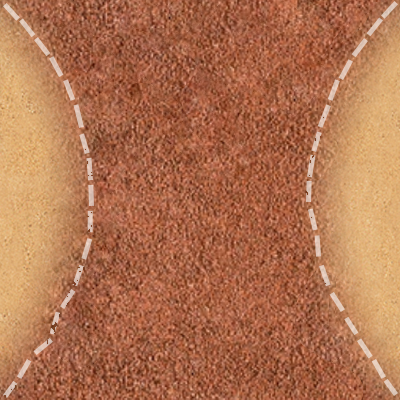
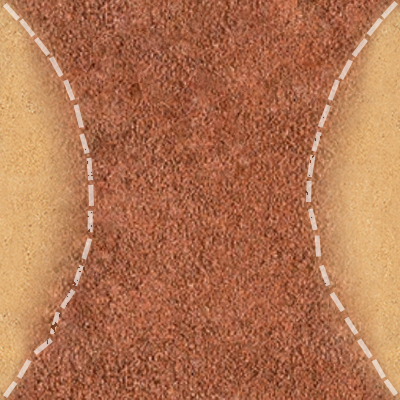
Layered file, before and after one edit (400 x 400). Changes by layer:
painted on "Слой 2" over [0, 0, 400, 400]
